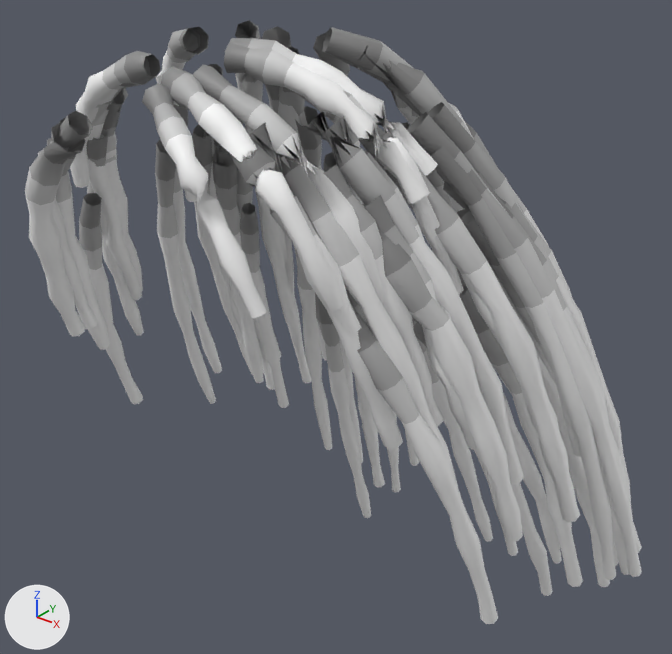
A saved change to the glTF model luta3d/pecas/cabelo_dreads.glb.
The view is the same before and after, from a 50 mm lens placed at (0.28, -0.255, 1.816), pointed at (-0.012, 0.11, 1.59). Every picture has the same lights, and +X, +Y and +Z are marked at lower left. The older version comes first. Vertices at exactly the same position are counted once.

Before the edit, the objects in view are built like this:
```python
me_cabelo_dreads = bpy.data.meshes.new('cabelo_dreads')
me_cabelo_dreads.from_pydata(...)  # 6468 vertices, 11760 faces; spans x -0.16..0.159, y -0.043..0.265, z 1.357..1.759
me_cabelo_dreads.materials.append(mat_defaultmaterial)
ob_cabelo_dreads = bpy.data.objects.new('cabelo_dreads', me_cabelo_dreads)
ob_cabelo_dreads.location = (0.0, 0.0, 0.0)
```
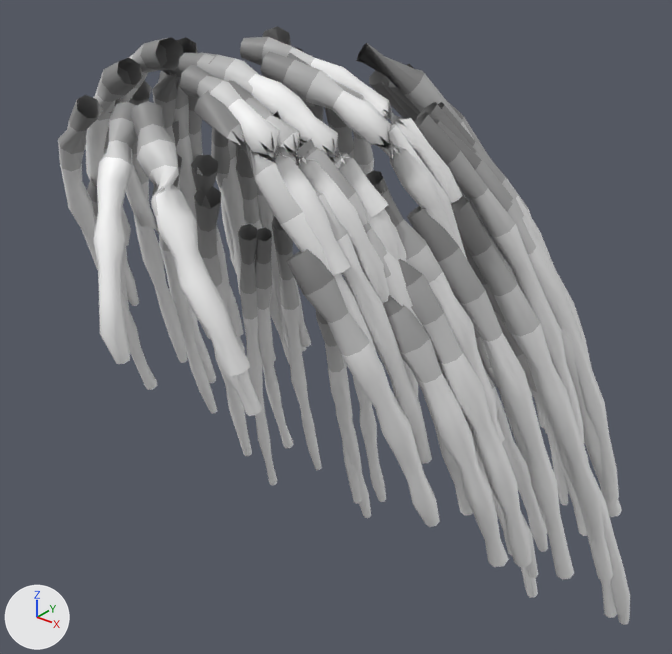
The change, as a list of edits to the scene's bpy script:
```text
Change me_cabelo_dreads:
    remove me_cabelo_dreads.from_pydata(...)  # 6468 vertices, 11760 faces; spans x -0.16..0.159, y -0.043..0.265, z 1.357..1.759
    add me_cabelo_dreads.from_pydata(...)  # 6468 vertices, 11760 faces; spans x -0.161..0.15, y -0.075..0.268, z 1.351..1.759
    me_cabelo_dreads part 1: the loose piece of 77 vertices spanning x 0.044..0.108, y 0.125..0.232, z 1.45..1.665 is moved by (-0.011, 0.008, 0.007)
    me_cabelo_dreads part 2: the loose piece of 77 vertices spanning x -0.145..-0.077, y 0.079..0.182, z 1.486..1.697 is multiplied about its middle by the matrix ((0.925, -0.008, -0.008), (-0.09, 0.989, -0.006), (0.011, 0.034, 1.009)), then moved by (0.013, 0.027, -0.01)
    me_cabelo_dreads part 3: the loose piece of 77 vertices spanning x 0.068..0.138, y 0.093..0.2, z 1.482..1.704 is scaled about its middle by (1.04, 1.01, 0.995), then moved by (-0.002, -0.023, 0.021)
    me_cabelo_dreads part 4: the loose piece of 77 vertices spanning x -0.157..-0.072, y 0.06..0.154, z 1.496..1.717 is moved by (-0.004, -0.002, -0.009)
    me_cabelo_dreads part 5: the loose piece of 77 vertices spanning x 0.071..0.147, y 0.087..0.202, z 1.457..1.699 is scaled about its middle by (1.04, 1.01, 0.995), then moved by (-0.011, -0.016, 0.031)
    me_cabelo_dreads part 6: the loose piece of 77 vertices spanning x 0.04..0.107, y 0.107..0.233, z 1.503..1.724 is scaled about its middle by (1.05, 0.994, 0.997), then moved by (0.0, -0.01, 0.009)
    me_cabelo_dreads part 7: the loose piece of 77 vertices spanning x -0.116..-0.041, y 0.107..0.228, z 1.49..1.724 is scaled about its middle by (0.972, 1.02, 0.996), then moved by (0.016, -0.008, 0.017)
    me_cabelo_dreads part 8: the loose piece of 77 vertices spanning x -0.095..-0.039, y 0.121..0.226, z 1.499..1.704 is multiplied about its middle by the matrix ((0.999, 0.053, 0.011), (-0.053, 0.999, -0.012), (-0.011, 0.011, 1.0)), then moved by (0.02, 0.004, 0.015)
    me_cabelo_dreads part 9: the loose piece of 77 vertices spanning x -0.13..-0.077, y 0.004..0.061, z 1.524..1.678 is scaled about its middle by (0.988, 1.04, 0.997), then moved by (-0.003, 0.014, 0.003)
    me_cabelo_dreads part 10: the loose piece of 77 vertices spanning x -0.155..-0.08, y 0.057..0.146, z 1.475..1.693 is moved by (-0.001, 0.001, -0.009)
    me_cabelo_dreads part 11: the loose piece of 77 vertices spanning x -0.086..-0.028, y 0.095..0.205, z 1.531..1.74 is scaled about its middle by (0.945, 1, 1), then moved by (-0.016, 0.016, -0.026)
    me_cabelo_dreads part 12: the loose piece of 77 vertices spanning x 0.062..0.139, y 0.108..0.216, z 1.426..1.674 is multiplied about its middle by the matrix ((0.998, 0.057, 0.017), (-0.057, 0.998, 0.002), (-0.016, -0.003, 1.0)), then moved by (0.01, -0.021, -0.016)
    me_cabelo_dreads part 13: the loose piece of 77 vertices spanning x -0.103..-0.04, y 0.097..0.199, z 1.534..1.732 is scaled about its middle by (0.958, 1, 1), then moved by (0.008, 0.021, -0.016)
    me_cabelo_dreads part 14: the loose piece of 77 vertices spanning x 0.033..0.09, y 0.113..0.216, z 1.383..1.607 is multiplied about its middle by the matrix ((1.0, -0.023, 0.006), (0.023, 1.0, -0.003), (-0.006, 0.003, 1.0)), then moved by (-0.014, 0.008, 0.001)
    me_cabelo_dreads part 15: the loose piece of 77 vertices spanning x 0.061..0.131, y 0.109..0.213, z 1.431..1.671 is multiplied about its middle by the matrix ((0.998, 0.058, 0.017), (-0.058, 0.998, 0.003), (-0.017, -0.004, 1.0)), then moved by (0.012, -0.025, -0.014)
    me_cabelo_dreads part 16: 4389 of 6468 vertices moved; they spanned x -0.141..0.159, y -0.043..0.265, z 1.375..1.759 and now span x -0.158..0.146, y -0.075..0.268, z 1.351..1.759; mean shift (-0.009, -0.007, -0.001); largest move (0.084, -0.009, 1.671) -> (-0.05, 0.215, 1.393)
    other edits to the shape of me_cabelo_dreads do not show in these pictures
```

Changed parts and their boxes (x1, y1, x2, y2) in the pictures (672 x 654 px; the box of a moved part takes in the faces that stretch with it):
'cabelo_dreads', reshaped (7% narrower)
    before: (25, 20, 642, 624)
    after: (58, 26, 630, 625)
part 1 of me_cabelo_dreads, moved or reshaped (mostly hidden)
    before: (457, 208, 556, 384)
    after: (451, 192, 585, 448)
part 2 of me_cabelo_dreads, moved or reshaped
    before: (192, 125, 253, 375)
    after: (236, 147, 290, 365)
part 3 of me_cabelo_dreads, moved or reshaped
    before: (499, 197, 631, 501)
    after: (437, 121, 619, 502)
part 4 of me_cabelo_dreads, moved or reshaped (mostly hidden afterwards)
    before: (173, 104, 222, 373)
    after: (172, 120, 216, 383)
part 5 of me_cabelo_dreads, moved or reshaped
    before: (478, 172, 642, 553)
    after: (417, 102, 622, 517)
part 6 of me_cabelo_dreads, moved or reshaped (mostly hidden)
    before: (465, 122, 549, 246)
    after: (446, 100, 592, 368)
part 7 of me_cabelo_dreads, moved or reshaped (mostly hidden)
    before: (317, 323, 327, 360)
    after: (294, 47, 315, 106)
part 8 of me_cabelo_dreads, moved or reshaped
    before: (295, 106, 322, 170)
    after: (325, 108, 352, 142)
part 9 of me_cabelo_dreads, moved or reshaped
    before: (79, 193, 143, 404)
    after: (121, 262, 157, 390)
part 10 of me_cabelo_dreads, moved or reshaped
    before: (155, 139, 216, 404)
    after: (159, 154, 217, 414)
part 11 of me_cabelo_dreads, moved or reshaped (not visible afterwards)
    before: (283, 46, 310, 163)
part 12 of me_cabelo_dreads, moved or reshaped
    before: (461, 211, 629, 575)
    after: (592, 473, 630, 625)
part 13 of me_cabelo_dreads, moved or reshaped (mostly hidden)
    before: (265, 84, 318, 323)
    after: (307, 104, 324, 122)
part 14 of me_cabelo_dreads, moved or reshaped
    before: (414, 322, 552, 596)
    after: (521, 512, 538, 578)
part 15 of me_cabelo_dreads, moved or reshaped
    before: (468, 230, 619, 566)
    after: (491, 304, 617, 618)
part 16 of me_cabelo_dreads, moved or reshaped
    before: (25, 20, 642, 624)
    after: (58, 37, 613, 598)
